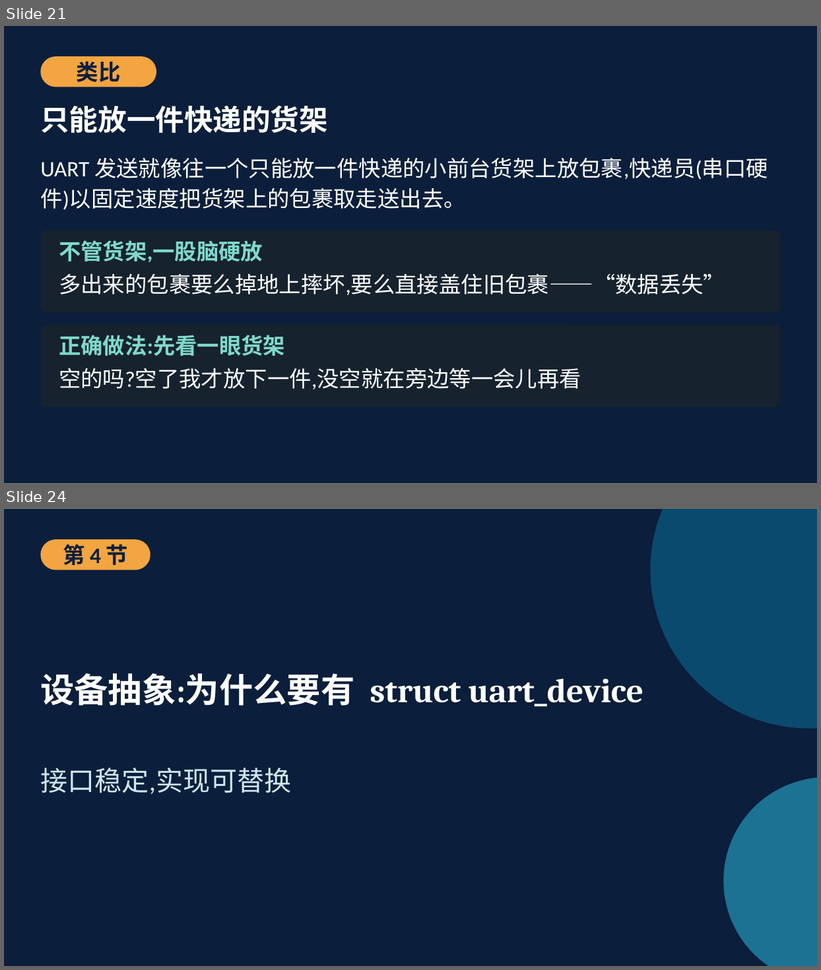
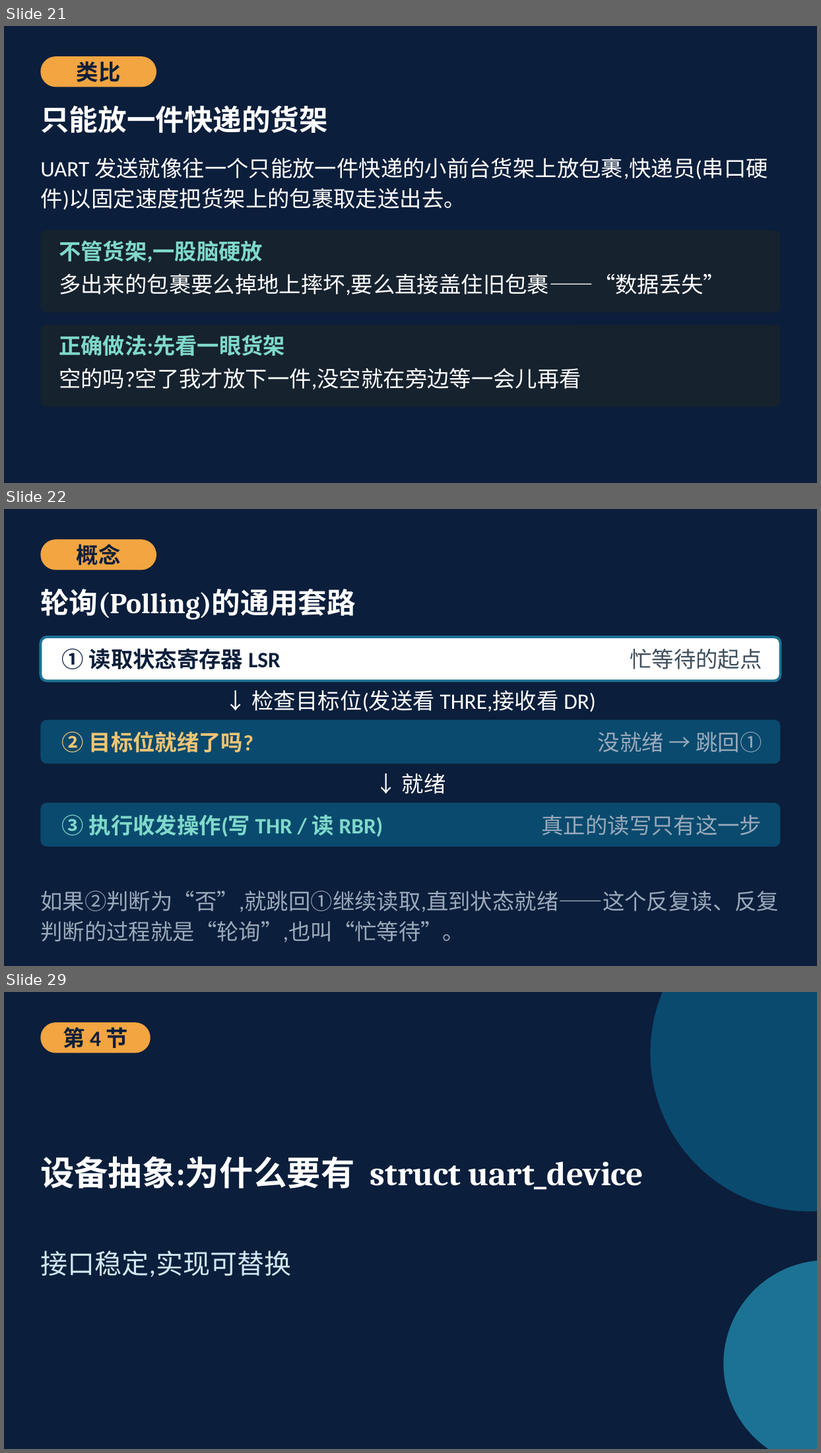
Before and after one commit to cxi218447-byte/miniOS, a slide deck: docs/08/第08次课_UART驱动与sys_write教材PPT.pptx. Shown one above the other, each under a label of ours: slides 21 and 24 before the commit, slides 21, 22 and 29 after it; the slides between them are not shown. The pictures are 821x970 and 821x1453 pixels, drawn with LibreOffice and Linux fonts; fonts in the diff are those of the drawing. Boxes give left, top, right and bottom in pixels: in the first picture for what was removed or moved away, otherwise in the second. Text is boxed around its words. In the diff, an @@ line names an element or a change of style, - is before the commit and + after.

```diff
--- a/docs/08/第08次课_UART驱动与sys_write教材PPT.pptx
+++ b/docs/08/第08次课_UART驱动与sys_write教材PPT.pptx
@@ slide 22 added at (4, 509, 817, 966), background #0B1E3B @@
@@ rounded rectangle added at (40, 539, 156, 570), fill #F2A541 @@
@@ text added at (77, 544, 121, 565), 26 pt, text #0B1E3B, bold @@
+概念
@@ text added at (40, 589, 355, 620), 34 pt, text #FFFFFF, bold @@
+轮询(Polling)的通用套路
@@ rounded rectangle added at (40, 637, 781, 681), fill #FFFFFF, outline #1C7293 3 pt @@
@@ text added at (62, 648, 281, 669), 26 pt, text #0B1E3B, bold @@
+① 读取状态寄存器 LSR
@@ text added at (630, 649, 762, 669), 26 pt, text #3E4E5C @@
+忙等待的起点
@@ text added at (252, 691, 596, 712), 26 pt, text #FFFFFF @@
+↓ 检查目标位(发送看 THRE,接收看 DR)
@@ rounded rectangle added at (40, 720, 781, 764), fill #0A4A6E @@
@@ text added at (62, 731, 253, 753), 26 pt, text #F2C574, bold @@
+② 目标位就绪了吗?
@@ text added at (598, 732, 762, 753), 26 pt, text #9AAABB @@
+没就绪 → 跳回①
@@ text added at (402, 774, 446, 794), 26 pt, text #FFFFFF @@
+↓ 就绪
@@ rounded rectangle added at (40, 803, 781, 847), fill #0A4A6E @@
@@ text added at (62, 815, 384, 837), 26 pt, text #7FD9CB, bold @@
+③ 执行收发操作(写 THR / 读 RBR)
@@ text added at (542, 815, 762, 836), 26 pt, text #9AAABB @@
+真正的读写只有这一步
@@ text added at (40, 891, 779, 943), 26 pt, text #9AAABB @@
+如果②判断为“否”,就跳回①继续读取,直到状态就绪——这个反复读、反复判断的过程就是“轮询”,也叫“忙等待”。
@@ what was slide 24 is now slide 29 @@
```
Also in this commit, not shown: 7 slides changed, 9 other slides added, 4 slides removed, 3 other files.
